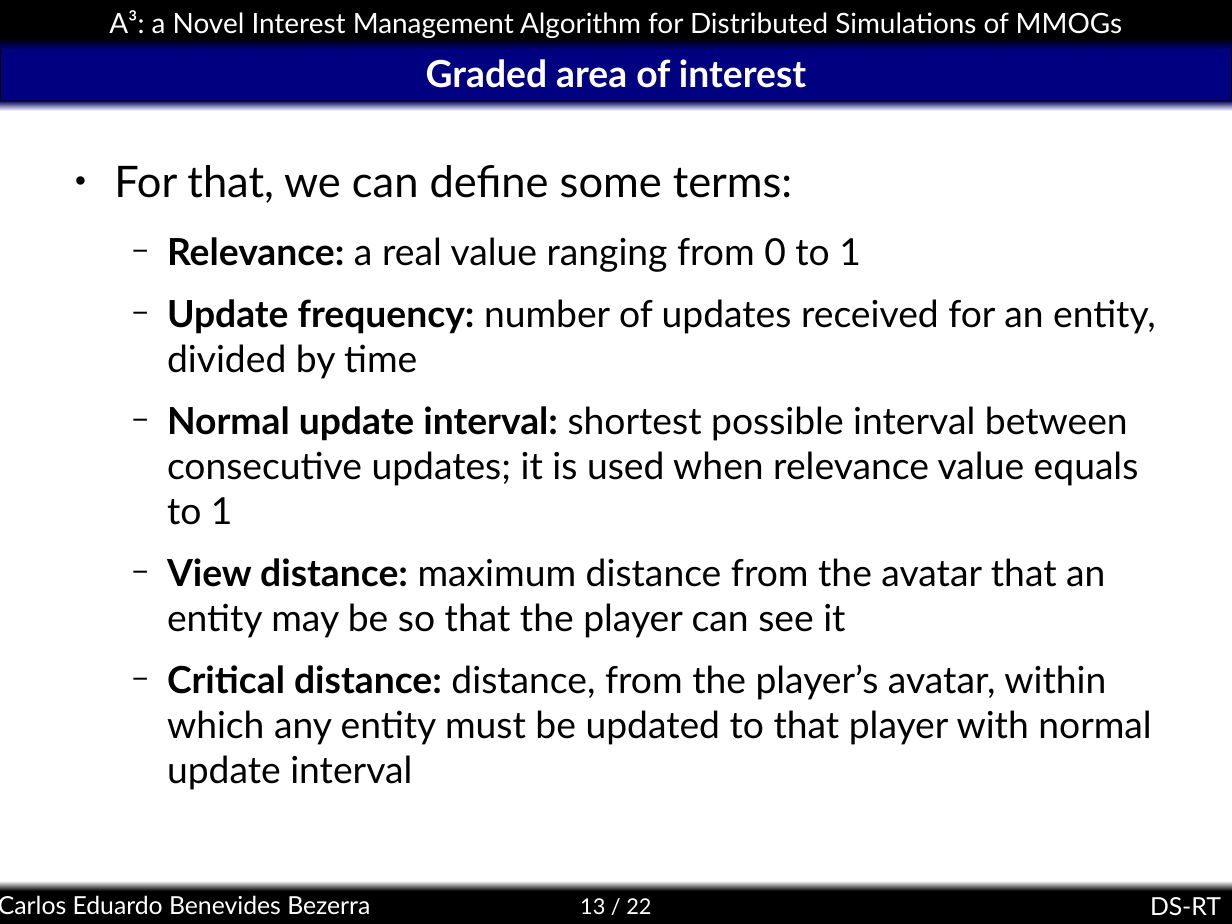
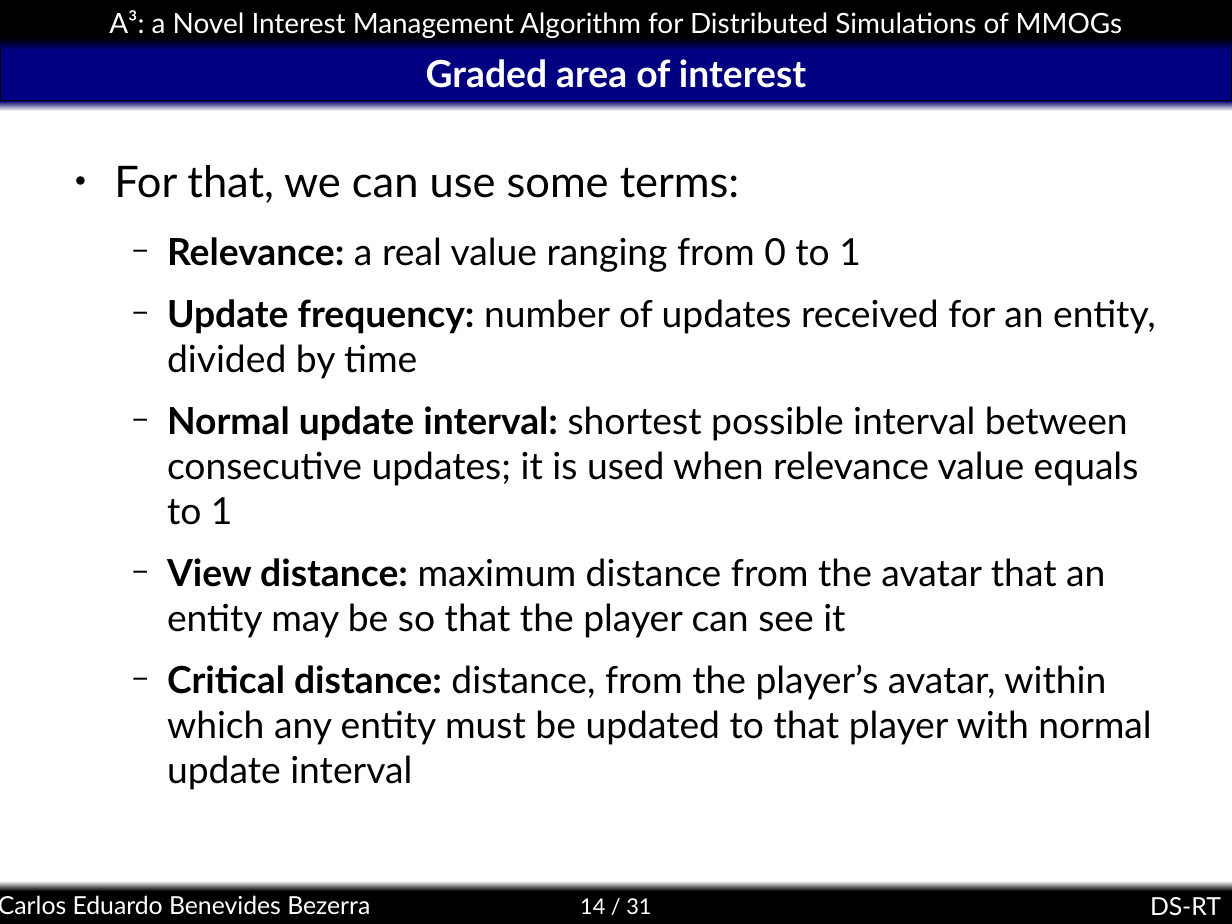
Before and after one commit to kdubezerra/kdubezerra, a slide deck: slide 14 of textos/dsrt/a3slides.ppt (slide 13 before the commit). Drawn at 1232x924 pixels with LibreOffice and Linux fonts; fonts in the diff are those of the drawing; background and template pictures are left out. Boxes give left, top, right and bottom in pixels: in the first picture for what was removed or moved away, otherwise in the second. Text is boxed around its words. In the diff, an @@ line names an element or a change of style, - is before the commit and + after.

```diff
--- a/textos/dsrt/a3slides.ppt
+++ b/textos/dsrt/a3slides.ppt
@@ text at (114, 165, 739, 203): text changed @@
-● For that, we can define some terms:
+● For that, we can use some terms:
@@ page number at (580, 898, 651, 914): text changed @@
-13 / 22
+14 / 31
```
Also in this commit, not shown: 14 other slides changed, 4 slides added, 4 slides removed.
